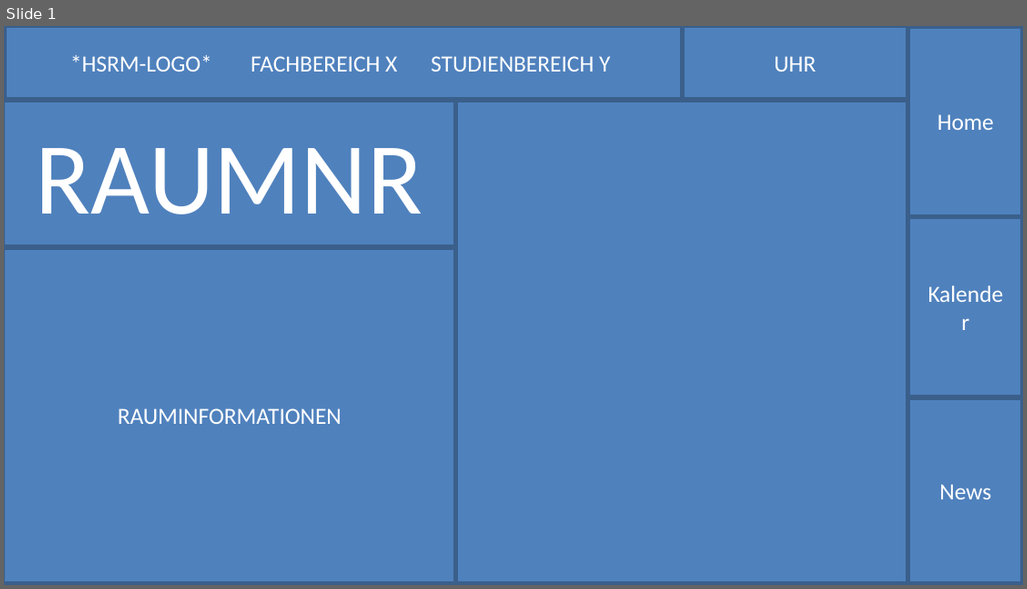
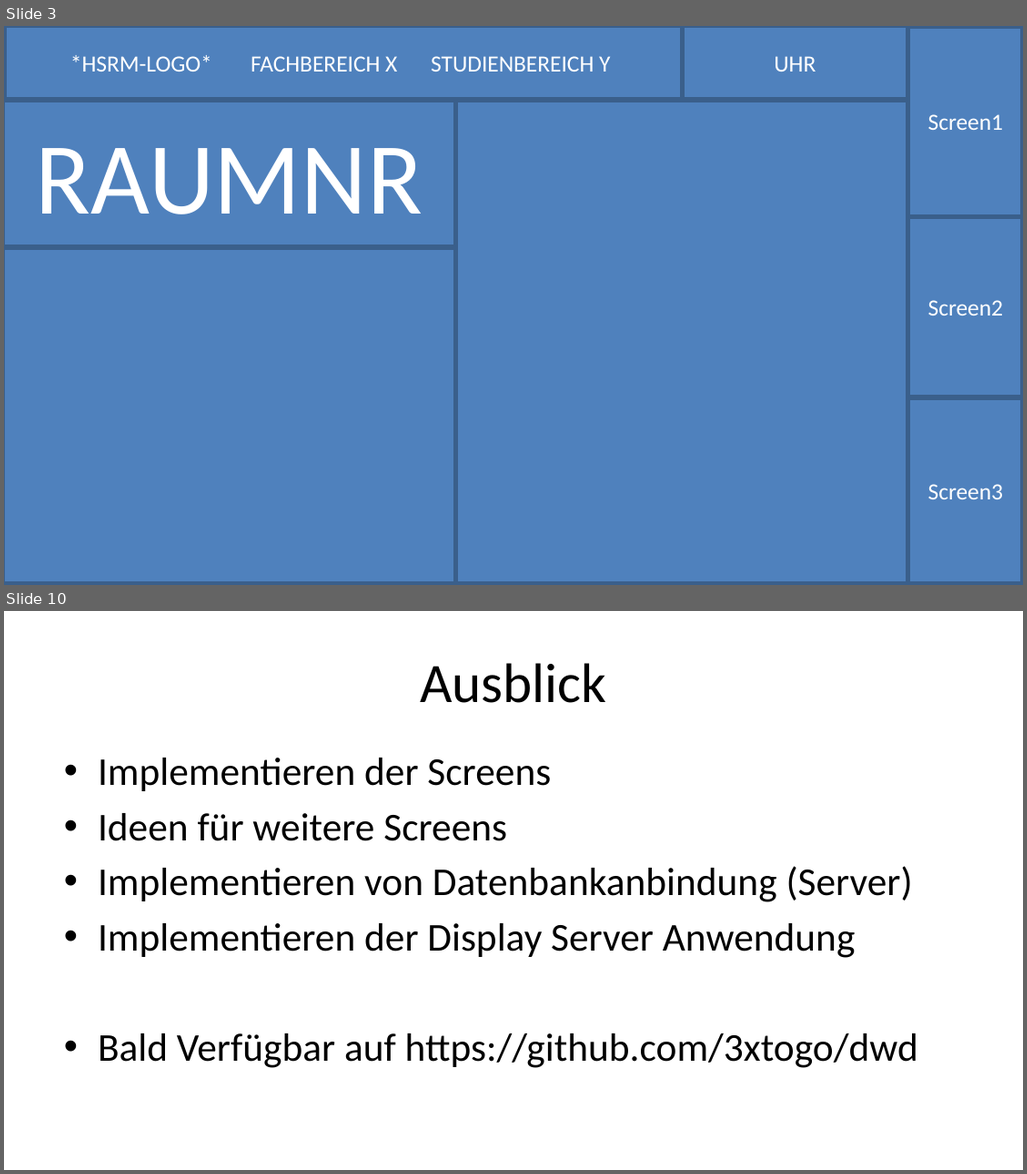
Before and after one commit to 3xtogo/dwd, a slide deck: doku/Layout_Design.pptx. Shown one above the other, each under a label of ours: slide 1 before the commit, slides 3 and 10 after it; the slides between them are not shown. The pictures are 1027x589 and 1027x1174 pixels, drawn with LibreOffice and Linux fonts; fonts in the diff are those of the drawing. Boxes give left, top, right and bottom in pixels: in the first picture for what was removed or moved away, otherwise in the second. Text is boxed around its words. In the diff, an @@ line names an element or a change of style, - is before the commit and + after.

```diff
--- a/doku/Layout_Design.pptx
+++ b/doku/Layout_Design.pptx
@@ slide 10 added at box(4, 611, 1023, 1170), background #FFFFFF @@
@@ title added at box(420, 663, 606, 703), 24 pt, text #000000 @@
+Ausblick
@@ text added at box(98, 758, 919, 1068), 17 pt, text #000000 @@
+• Implementieren der Screens
+• Ideen für weitere Screens
+• Implementieren von Datenbankanbindung (Server)
+• Implementieren der Display Server Anwendung
+• Bald Verfügbar auf https://github.com/3xtogo/dwd
@@ what was slide 1 is now slide 3 @@
@@ slide 3 changed as well @@
@@ text in rectangle at box(929, 114, 1003, 130): text changed @@
-Home
+Screen1
@@ text in rectangle at box(929, 300, 1003, 315): text changed @@
-Kalender
+Screen2
@@ text in rectangle at box(118, 408, 342, 424): text removed @@
-RAUMINFORMATIONEN
@@ text in rectangle at box(929, 484, 1003, 499): text changed @@
-News
+Screen3
```
Also in this commit, not shown: 3 other slides changed, 5 other slides added, 2 other files.
